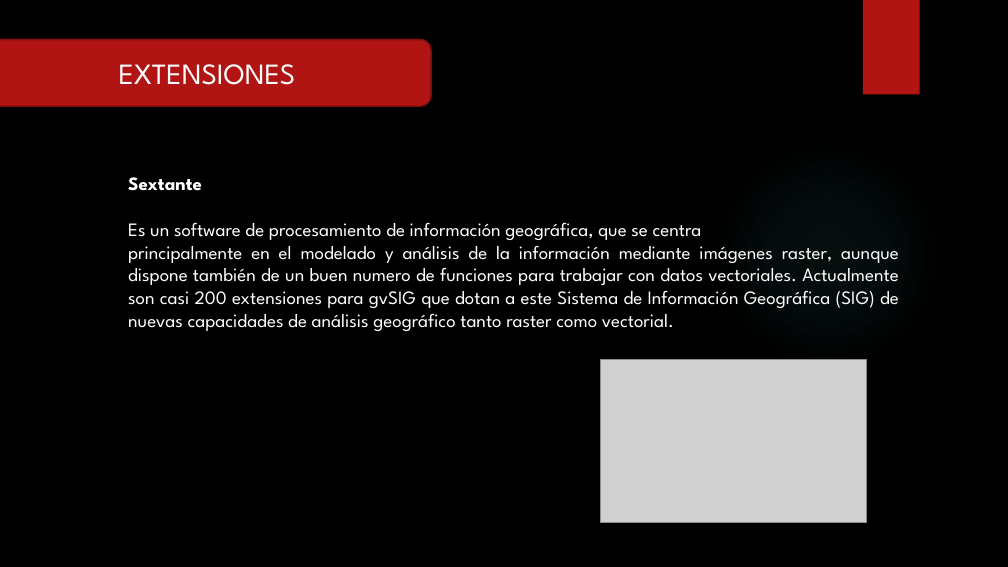
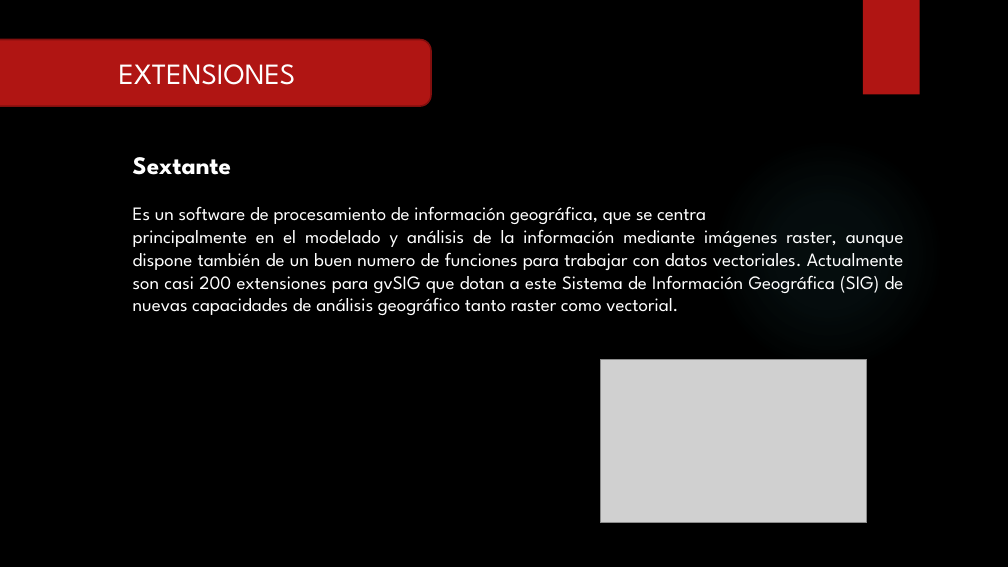
Before and after one commit to RFray/gvSIG, a slide deck: slide 16 of Expo-gvSIG.pptx. Drawn at 1008x567 pixels with LibreOffice and Linux fonts; fonts in the diff are those of the drawing; grey boxes stand for pictures; background and template pictures are left out. Boxes give left, top, right and bottom in pixels: in the first picture for what was removed or moved away, otherwise in the second. Text is boxed around its words. In the diff, an @@ line names an element or a change of style, - is before the commit and + after.

```diff
--- a/Expo-gvSIG.pptx
+++ b/Expo-gvSIG.pptx
@@ text "Sextante": place and size @@
-text "Sextante" at bbox=[128, 177, 899, 331]
+text "Sextante" at bbox=[133, 157, 904, 315]
@@ text at bbox=[133, 157, 232, 175]: size 18 to 24 pt in "Sextante" @@
```
Also in this commit, not shown: 11 other slides changed.
